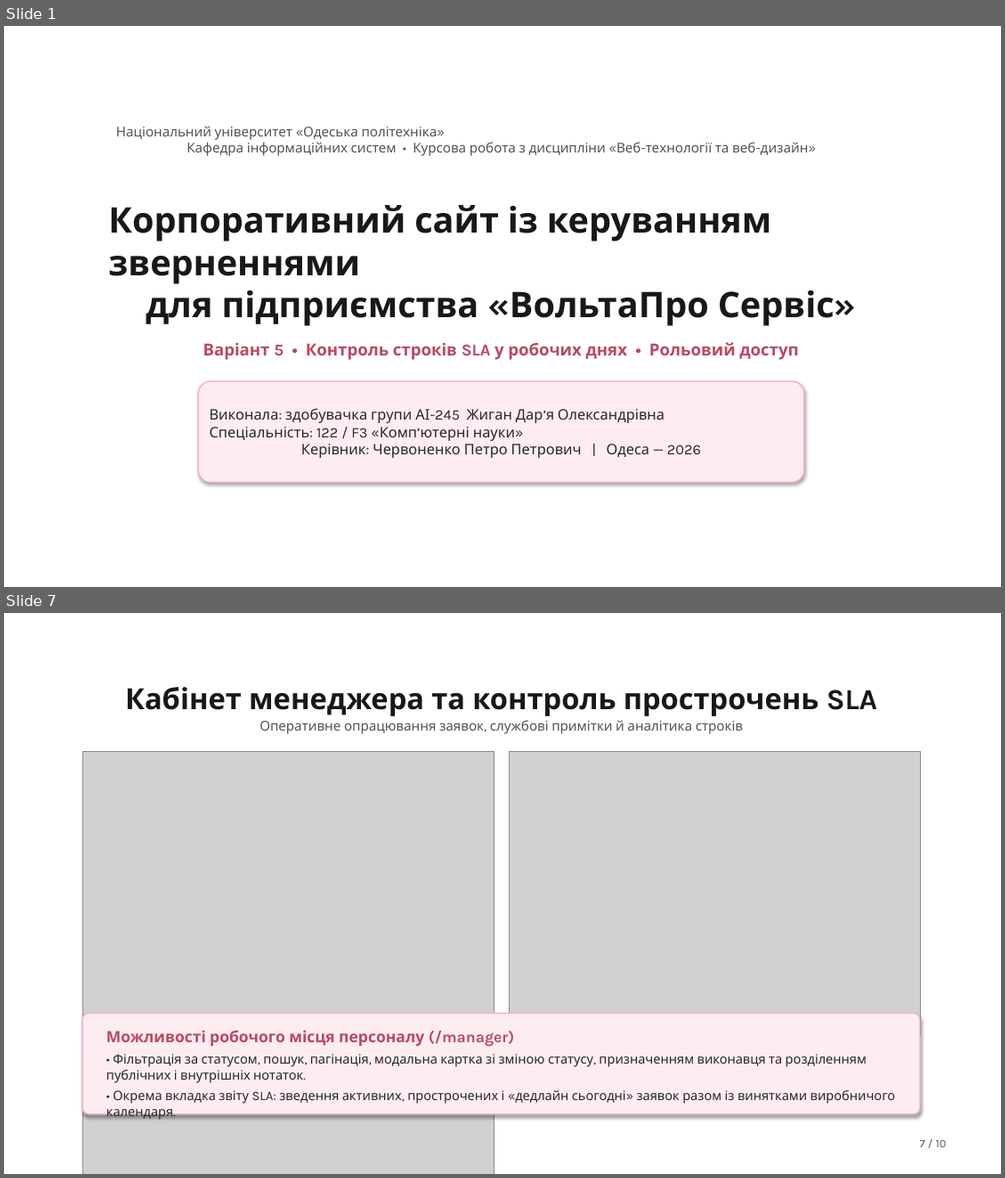
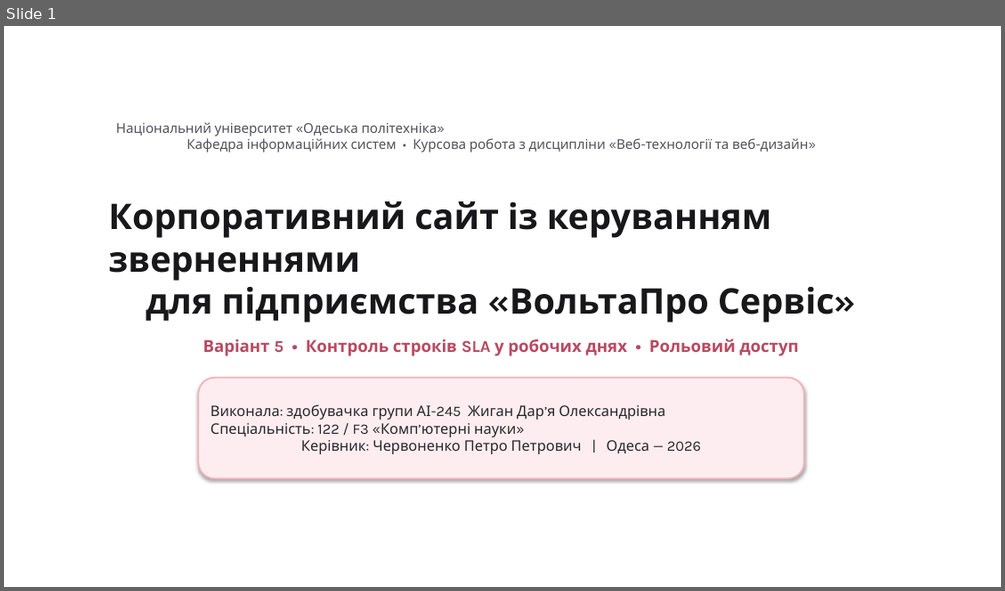
Before and after one commit to Zhyhan245/voltapro-service-inquiries, a slide deck: docs/Презентація_Жиган_Д_О_АІ-245.pptx. Shown one above the other, each under a label of ours: slides 1 and 7 before the commit, slide 1 after it; the slides between them are not shown. The pictures are 1005x1178 and 1005x591 pixels, drawn with LibreOffice and Linux fonts; fonts in the diff are those of the drawing; grey boxes stand for pictures; background and template pictures are left out. Boxes give left, top, right and bottom in pixels: in the first picture for what was removed or moved away, otherwise in the second. Text is boxed around its words. In the diff, an @@ line names an element or a change of style, - is before the commit and + after.

Commit message:
docs: оновлено дизайн презентації з різноманітними макетами

```diff
--- a/docs/Презентація_Жиган_Д_О_АІ-245.pptx
+++ b/docs/Презентація_Жиган_Д_О_АІ-245.pptx
@@ slide 7 removed at [4,613,1001,1174], background picture (left out) @@
@@ text removed at [125,687,877,734] @@
-Кабінет менеджера та контроль прострочень SLA
-Оперативне опрацювання заявок, службові примітки й аналітика строків
@@ picture removed at [82,751,494,1174] @@
@@ picture removed at [509,751,920,1036] @@
@@ rounded rectangle removed at [82,1013,920,1114] @@
@@ text removed at [106,1030,896,1103] @@
-Можливості робочого місця персоналу (/manager)
-• Фільтрація за статусом, пошук, пагінація, модальна картка зі зміною статусу, призначенням виконавця та розділенням публічних і внутрішніх нотаток.
-• Окрема вкладка звіту SLA: зведення активних, прострочених і «дедлайн сьогодні» заявок разом із винятками виробничого календаря.
@@ text removed at [920,1140,947,1147] @@
-7 / 10
@@ slide 1 changed as well @@
@@ 2 texts, 1 rounded rectangle: place and size @@
-2 texts, 1 rounded rectangle at [108,126,834,483]
+2 texts, 1 rounded rectangle at [108,122,834,478]
@@ rounded rectangle "Виконала: здобувачка групи АІ-245 Жиган ..." at [198,378,804,478]: outline #F3B2BE 1.2 pt to #F3B2BE 1.5 pt; proportions changed @@
```
Also in this commit, not shown: 8 other slides changed, 1 slide added.
